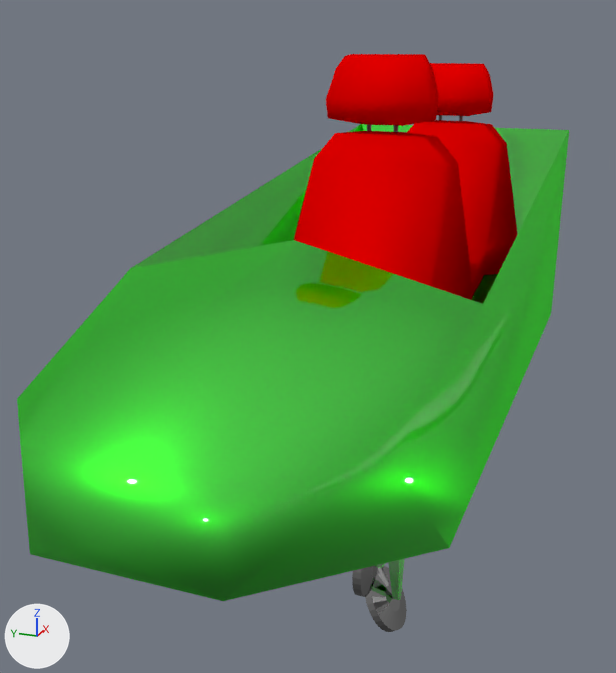
Before and after pictures for a commit that changed the Blender file 01-Models/fk-zug.blend.
Camera for both pictures: a camera (50 mm lens) standing at (-1.155, -0.336, 0.277) and looking at (0.037, 0.12, -0.154). The lights are fixed; the arrows at lower left show +X, +Y and +Z.

Objects in the first picture: 'Räder.001', 'Sitze', 'Wagon'.
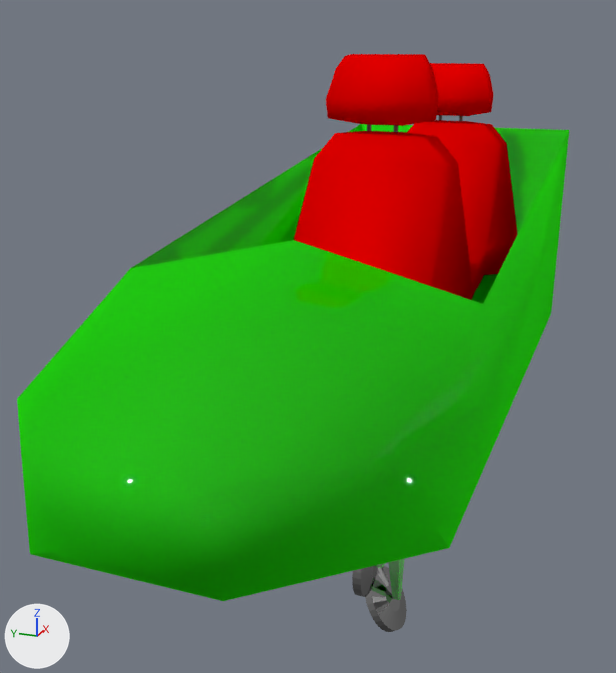
Where the change shows, as pixel boxes (x1, y1, x2, y2) in the pictures (616 x 673 px):
```json
{"object": "Wagon", "change": "surface changed", "before": [17, 124, 569, 601], "after": [17, 124, 569, 601]}
```

Edits to the scene script, one JSON object a line:
```json
{"block": "mat_material", "where": "n1 = _N.new('ShaderNodeMixShader'); n1.name = 'Mix Shader'"}
{"op": "set", "path": "n1.inputs[0].default_value", "old": "0.85", "new": "0.97", "note": "'Factor'"}
{"block": "mat_material", "where": "n3 = _N.new('ShaderNodeBsdfAnisotropic'); n3.name = 'Glossy BSDF'"}
{"op": "set", "path": "n3.inputs[1].default_value", "old": "0.447", "new": "0.866", "note": "'Roughness'"}
```
